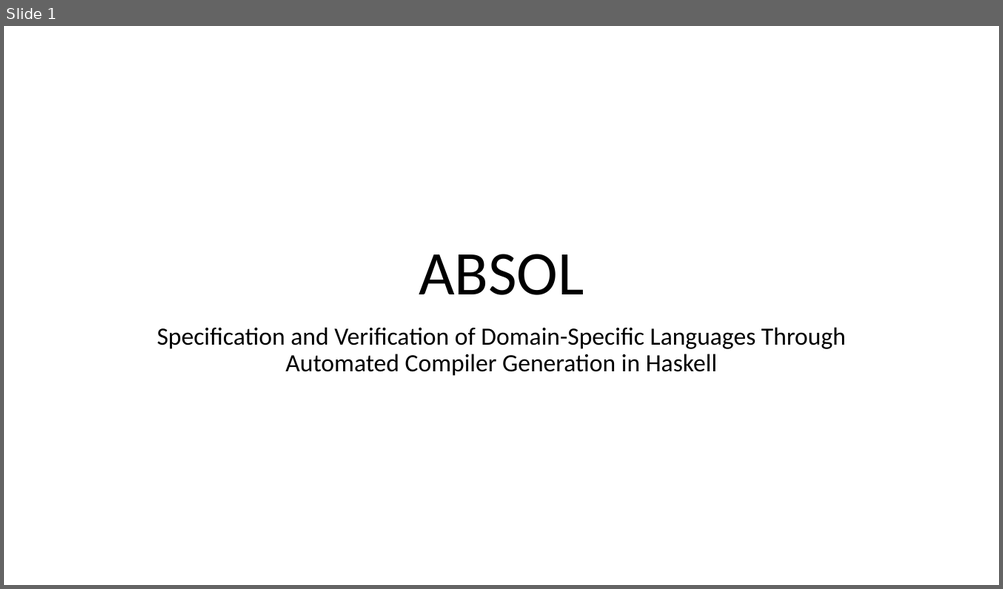
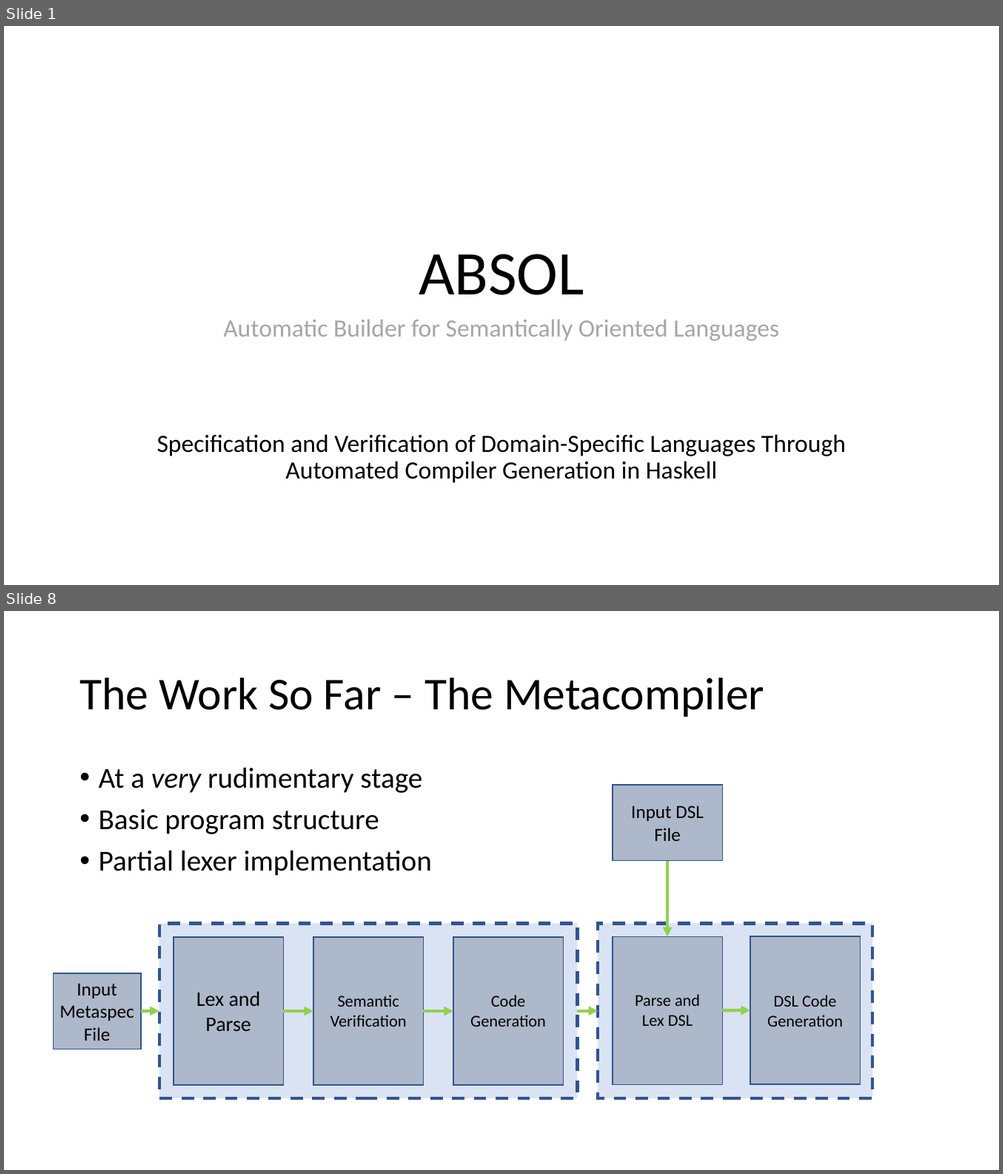
Before and after one commit to iamrecursion/absol, a slide deck: doc/demonstration_of_progress/ABSOL.pptx. Shown one above the other, each under a label of ours: slide 1 before the commit, slides 1 and 8 after it; the slides between them are not shown. The pictures are 1003x589 and 1003x1174 pixels, drawn with LibreOffice and Linux fonts; fonts in the diff are those of the drawing; background and template pictures are left out. Boxes give left, top, right and bottom in pixels: in the first picture for what was removed or moved away, otherwise in the second. Text is boxed around its words. In the diff, an @@ line names an element or a change of style, - is before the commit and + after.

```diff
--- a/doc/demonstration_of_progress/ABSOL.pptx
+++ b/doc/demonstration_of_progress/ABSOL.pptx
@@ slide 8 added at [4, 611, 999, 1170], background #FFFFFF @@
@@ title added at [79, 678, 764, 717], 44 pt, text #000000 @@
+The Work So Far – The Metacompiler
@@ text added at [99, 767, 432, 876], 28 pt, text #000000 @@
+• At a very rudimentary stage
+• Basic program structure
+• Partial lexer implementation
@@ rectangle added at [613, 785, 723, 861], fill #ADB9CA, outline #325491 1 pt @@
@@ text added at [631, 806, 703, 841], 18 pt, text #000000 @@
+Input DSL File
@@ arrow added from (667, 861) to (667, 937), #92D050 3 pt @@
@@ rectangle added at [159, 923, 577, 1099], fill #DAE3F3, outline #325491 3 pt dashed @@
@@ rectangle added at [173, 938, 283, 1085], fill #ADB9CA, outline #325491 1 pt @@
@@ rectangle added at [313, 938, 424, 1085], fill #ADB9CA, outline #325491 1 pt @@
@@ rectangle added at [453, 938, 563, 1085], fill #ADB9CA, outline #325491 1 pt @@
@@ rectangle added at [598, 923, 873, 1099], fill #DAE3F3, outline #325491 3 pt dashed @@
@@ rectangle added at [613, 937, 723, 1085], fill #ADB9CA, outline #325491 1 pt @@
@@ rectangle added at [750, 937, 859, 1084], fill #ADB9CA, outline #325491 1 pt @@
@@ rectangle added at [54, 974, 142, 1050], fill #ADB9CA, outline #325491 1 pt @@
@@ text added at [60, 984, 134, 1041], 18 pt, text #000000 @@
+Input Metaspec File
@@ text added at [196, 991, 261, 1031], 20 pt, text #000000 @@
+Lex and Parse
@@ text added at [330, 995, 407, 1027], 16 pt, text #000000 @@
+Semantic Verification
@@ text added at [470, 995, 546, 1027], 16 pt, text #000000 @@
+Code Generation
@@ text added at [634, 994, 700, 1026], 16 pt, text #000000 @@
+Parse and Lex DSL
@@ text added at [767, 995, 842, 1027], 16 pt, text #000000 @@
+DSL Code Generation
@@ arrow added from (142, 1011) to (159, 1011), #92D050 3 pt @@
@@ arrow added from (283, 1011) to (313, 1011), #92D050 3 pt @@
@@ arrow added from (424, 1011) to (453, 1011), #92D050 3 pt @@
@@ arrow added from (577, 1011) to (598, 1011), #92D050 3 pt @@
@@ arrow added from (723, 1011) to (750, 1011), #92D050 3 pt @@
@@ slide 1 changed as well @@
@@ text added at [223, 320, 779, 341], 24 pt, text #A6A6A6 @@
+Automatic Builder for Semantically Oriented Languages
@@ subtitle "Specification and Verification of Domain-Specific ...": place and size @@
-subtitle "Specification and Verification of Domain-Specific ..." at [157, 327, 845, 376]
+subtitle "Specification and Verification of Domain-Specific ..." at [157, 434, 845, 483]
```
Also in this commit, not shown: 2 other slides changed, 6 other slides added, 3 slides removed, 7 other files.
